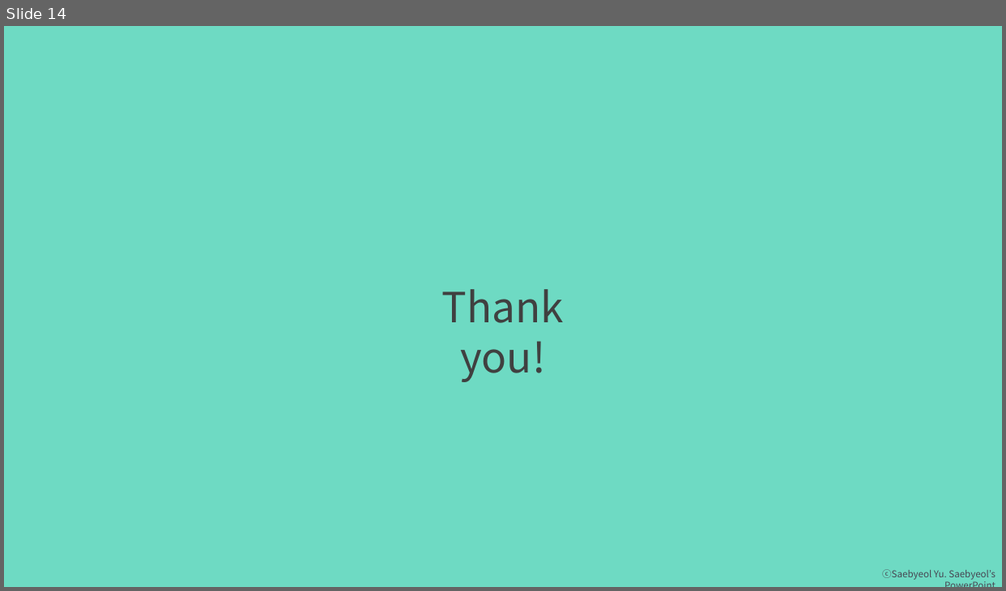
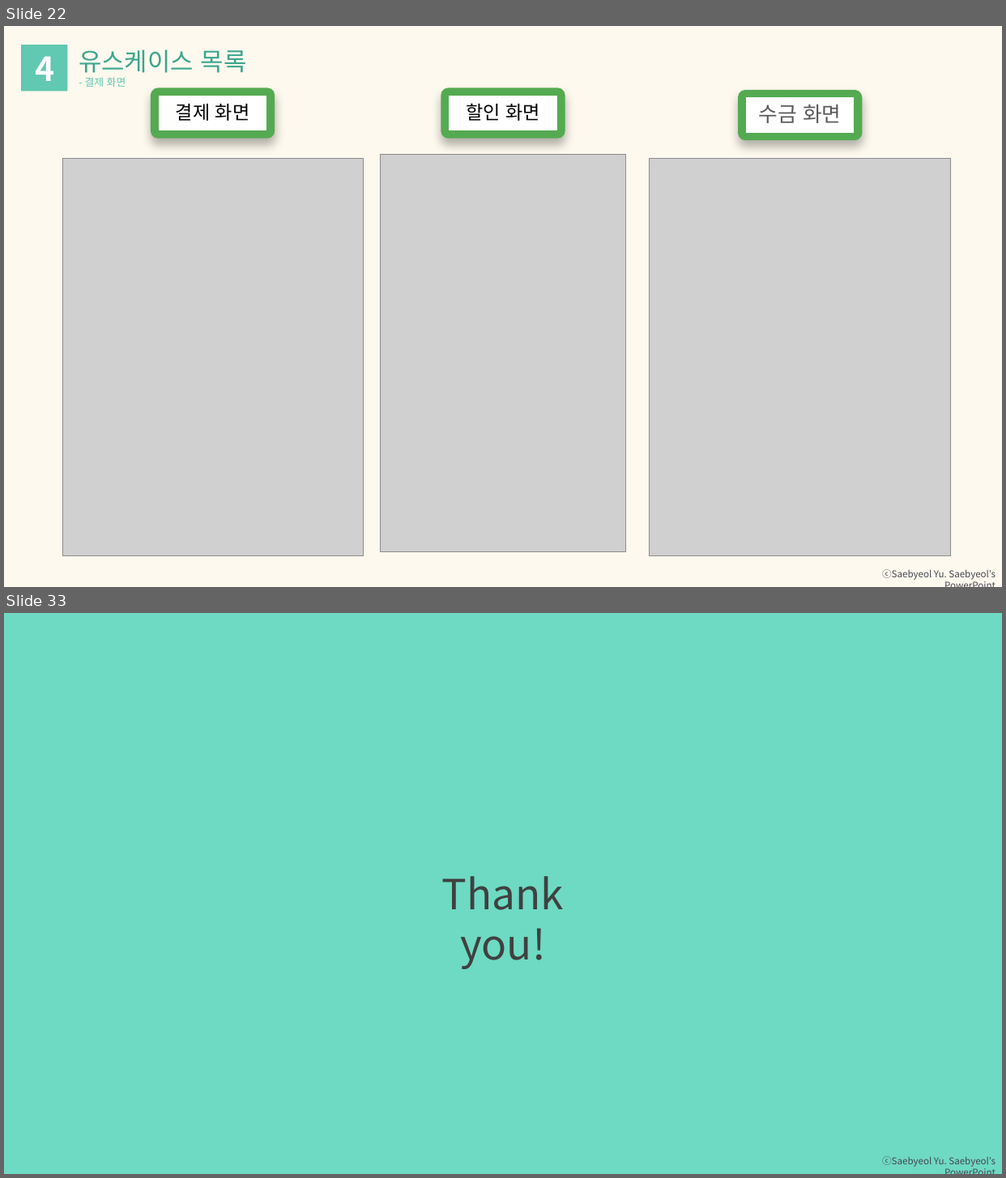
Before and after one commit to hyunmin0317/SoftwareEngineering_Project, a slide deck: 과제/프로젝트 중간보고.pptx. Shown one above the other, each under a label of ours: slide 14 before the commit, slides 22 and 33 after it; the slides between them are not shown. The pictures are 1006x591 and 1006x1178 pixels, drawn with LibreOffice and Linux fonts; fonts in the diff are those of the drawing; grey boxes stand for pictures. Boxes give left, top, right and bottom in pixels: in the first picture for what was removed or moved away, otherwise in the second. Text is boxed around its words. In the diff, an @@ line names an element or a change of style, - is before the commit and + after.

```diff
--- a/과제/프로젝트 중간보고.pptx
+++ b/과제/프로젝트 중간보고.pptx
@@ slide 22 added at <box>4,26,1002,587</box>, background #FDF9EE; not listed: 1 template element that a slide beside it also shows @@
@@ rectangle added at <box>21,45,68,91</box>, fill #61C8B1 @@
@@ text added at <box>79,49,247,78</box>, 24 pt, text #3AA58D @@
+유스케이스 목록
@@ text added at <box>36,56,55,81</box>, 32 pt, text #FFFFFF, bold @@
+4
@@ text added at <box>85,77,126,87</box>, 10 pt, text #61C8B1 @@
+- 결제 화면
@@ rounded rectangle added at <box>154,91,271,135</box>, fill #FFFFFF, outline #54AA51 6 pt @@
@@ rectangle added at <box>155,92,270,135</box>, fill #FFFFFF, outline #54AA51 6 pt, 18 pt, text #000000 @@
+결제 화면
@@ rounded rectangle added at <box>444,91,562,135</box>, fill #FFFFFF, outline #54AA51 6 pt @@
@@ rectangle added at <box>445,92,560,135</box>, fill #FFFFFF, outline #54AA51 6 pt, 18 pt, text #000000 @@
+할인 화면
@@ rounded rectangle added at <box>741,93,859,138</box>, fill #FFFFFF, outline #54AA51 6 pt @@
@@ rectangle added at <box>743,94,858,136</box>, fill #FFFFFF, outline #54AA51 6 pt, 20 pt, text #595959 @@
+수금 화면
@@ picture added at <box>62,159,363,556</box> @@
@@ picture added at <box>380,154,626,552</box> @@
@@ picture added at <box>650,159,951,556</box> @@
@@ what was slide 14 is now slide 33 @@
```
Also in this commit, not shown: 7 slides changed, 18 other slides added.
